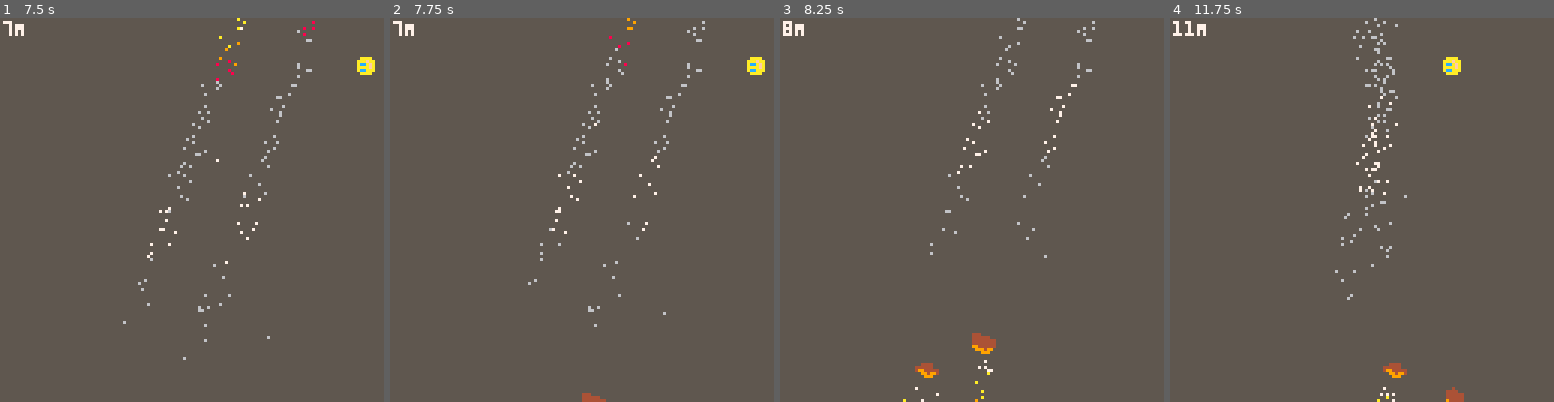
Above: before the commit, frames 1-4 (left to right).
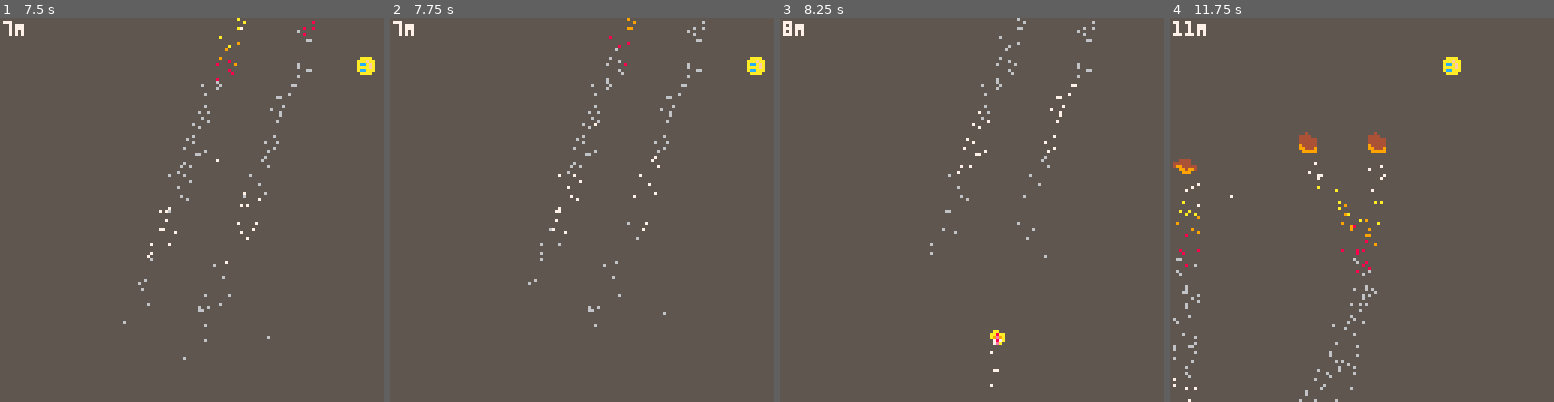
Above: after the commit, the same moments.

Repository: broquaint/pico8-carts
Game: PICO-8 cartridge eggjam16.p8
Same seed, same stepped clock (60 frames per second), same inputs: the game is played once before the commit and once after it.
Inputs:
- Up to frame 1 (7.5 s): tap X (X key) at 0.33, 1.07, 1.85, 2.97, 4.08, 5.2, 6.32, 7.43 s; tap O (Z key) at 0.7, 1.7, 2.1, 2.5, 2.9, 3.3, 3.7, 4.1, 4.5, 4.9, 5.3, 5.7, 6.1, 6.5, 6.9, 7.3 s; hold Right 1.6-2.1 s; hold Up 2.15-2.42 s; hold Right 2.47-3.03 s; hold Left 3.08-3.58 s; hold Down 3.63-3.97 s; hold Right 4.02-4.68 s; hold Up 4.73-5.03 s; hold Left 5.08-5.68 s; hold Down 5.73-6.03 s; hold Right 6.08-6.58 s; hold Right 6.63-7.13 s; hold Up 7.18-7.45 s
- Up to frame 2 (7.75 s): hold Right from 7.5 s (still down); tap O (Z key) at 7.7 s
- Up to frame 3 (8.25 s): release Right at 8.07 s; tap O (Z key) at 8.1 s; hold Left from 8.12 s (still down)
- Up to frame 4 (11.75 s): tap O (Z key) every 0.4 s from 8.5 to 11.7 s; tap X (X key) at 8.55, 9.67, 10.78 s; release Left at 8.62 s; hold Down 8.67-9 s; hold Right 9.05-9.72 s; hold Up 9.77-10.07 s; hold Left 10.12-10.72 s; hold Down 10.77-11.07 s; hold Right 11.12-11.62 s

Frame 1 is identical in both runs. In frame 2, 0.1% of the frame differs, in the area x 50-57%, y 97-100%; in frame 3, 0.6%; in frame 4, 2.5%, in the area x 0-77%, y 0-100%.

Commit message:
Added a missile obstacle
Something else.

Diff:
--- a/eggjam16.p8
+++ b/eggjam16.p8
@@ -77,7 +77,24 @@
    end
 end
 
-rock_frequency = {1, 2, 3, 3, 4, 4, 5, 5, 5, 5}
+obstacle_frequency = {
+   {rock=1},
+   {rock=2},
+   {missile=1},
+   {rock=3},
+   {rock=3, missile=1},
+   {rock=4},
+   {rock=4, missile=1},
+   {rock=5},
+   {rock=5},
+   {rock=5, missile=1},
+   {rock=5, missile=2},
+   {rock=6, missile=1},
+   {rock=6},
+   {rock=6, missile=2},
+   {rock=7},
+   {rock=7, missile=2},
+}
 
 function rand_tile_x()
    local x = randx(127)
@@ -85,9 +102,10 @@
 end
 
 function populate_obstacles()
-   if #obstacles == 0 and #rock_frequency > 0 then
-      local rock_count = deli(rock_frequency, 1)
-      for n = 1, rock_count do
+   if #obstacles == 0 and #obstacle_frequency > 0 then
+      local next_obstacles = deli(obstacle_frequency, 1)
+
+      for n = 1, (next_obstacles.rock or 0) do
          local rock_x  = rand_tile_x(x)
          local angle_x = rock_x < 65 and rnd() or -rnd()
          local rock = make_obj({
@@ -101,6 +119,22 @@
          })
          -- dump_once(rock)
          add(obstacles, rock)
+      end
+
+      for n = 1, (next_obstacles.missile or 0) do
+         local rock_x  = rand_tile_x(x)
+         local angle_x = rock_x < 65 and rnd() or -rnd()
+         local missile = make_obj({
+               type = 'missile',
+               x = rock_x,
+               y = 160 + (n * 30) * n,
+               angle = angle_x,
+               sprite = 21,
+               speed = 3 + n/3,
+               last_collide = rnd() -- make equality check easier
+         })
+         -- dump_once(rock)
+         add(obstacles, missile)
       end
    end
 end
@@ -160,6 +194,34 @@
                         end
                         p.alive = false
          end)
+      elseif ob.type == 'missile' then
+         local p = make_obj({
+               x = ob.x + randx(3),
+               y = ob.y + randx(6) + 2,
+               frames = 30 + randx(10),
+               colour = white
+         })
+         add(rock_particles, p)
+         animate_obj(p, function()
+                        for f = 1, p.frames do
+                           if f > 29 then
+                              p.colour = silver
+                           elseif f > 23 then
+                              p.colour = white
+                           elseif f > 18 then
+                              p.colour = silver
+                           elseif f > 13 then
+                              p.colour = red
+                           elseif f > 10 then
+                              p.colour = orange
+                           elseif f > 7 then
+                              p.colour = yellow
+                           end
+                           yield()
+                        end
+                        p.alive = false
+         end)
+
       end
    end
 end
@@ -334,11 +396,11 @@
 0000000000aaaa000000000000000000000000000000000000000000000000000000000000000000000000000000000000000000000000000000000000000000
 00000000000000000000000000000000000000000000000000000000000000000000000000000000000000000000000000000000000000000000000000000000
 00000000005550000555000000000000000000000000000000000000000000000000000000000000000000000000000000000000000000000000000000000000
-00055500055455004445555000000000000000000000000000000000000000000000000000000000000000000000000000000000000000000000000000000000
-00555550044445504444445500000000000000000000000000000000000000000000000000000000000000000000000000000000000000000000000000000000
-05444450044444404444444400000000000000000000000000000000000000000000000000000000000000000000000000000000000000000000000000000000
-44444450044444404444444400000000000000000000000000000000000000000000000000000000000000000000000000000000000000000000000000000000
-49944444094444409944444400000000000000000000000000000000000000000000000000000000000000000000000000000000000000000000000000000000
+000555000554550044455550000000000000000000aa000000000000000000000000000000000000000000000000000000000000000000000000000000000000
+00555550044445504444445500000000000000000aa8aa0000000000000000000000000000000000000000000000000000000000000000000000000000000000
+05444450044444404444444400000000000000000a9e9a0000000000000000000000000000000000000000000000000000000000000000000000000000000000
+444444500444444044444444000000000000000000787a0000000000000000000000000000000000000000000000000000000000000000000000000000000000
+4994444409444440994444440000000000000000007ea00000000000000000000000000000000000000000000000000000000000000000000000000000000000
 00994994099444900999499000000000000000000000000000000000000000000000000000000000000000000000000000000000000000000000000000000000
 00099900009999900009990000000000000000000000000000000000000000000000000000000000000000000000000000000000000000000000000000000000
 00000000000000000000000000000000000000000000000000000000000000000000000000000000000000000000000000000000000000000000000000000000
Not shown, changed: the sound effects (__sfx__) section of eggjam16.p8
